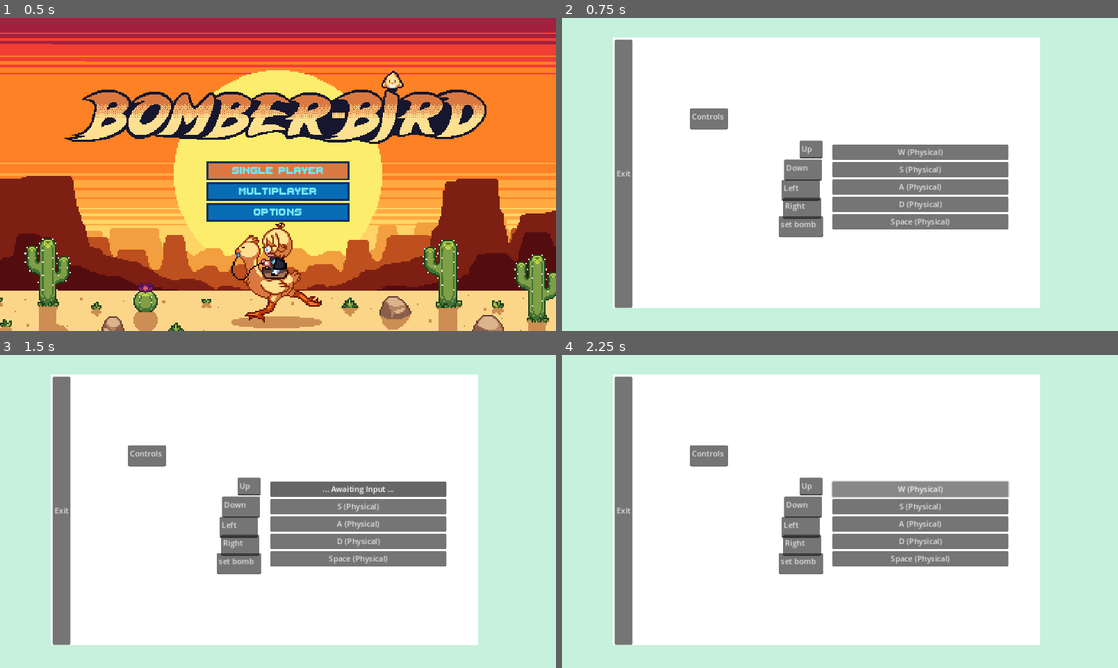
Above: before the commit, frames 1-4 (two rows, left to right).
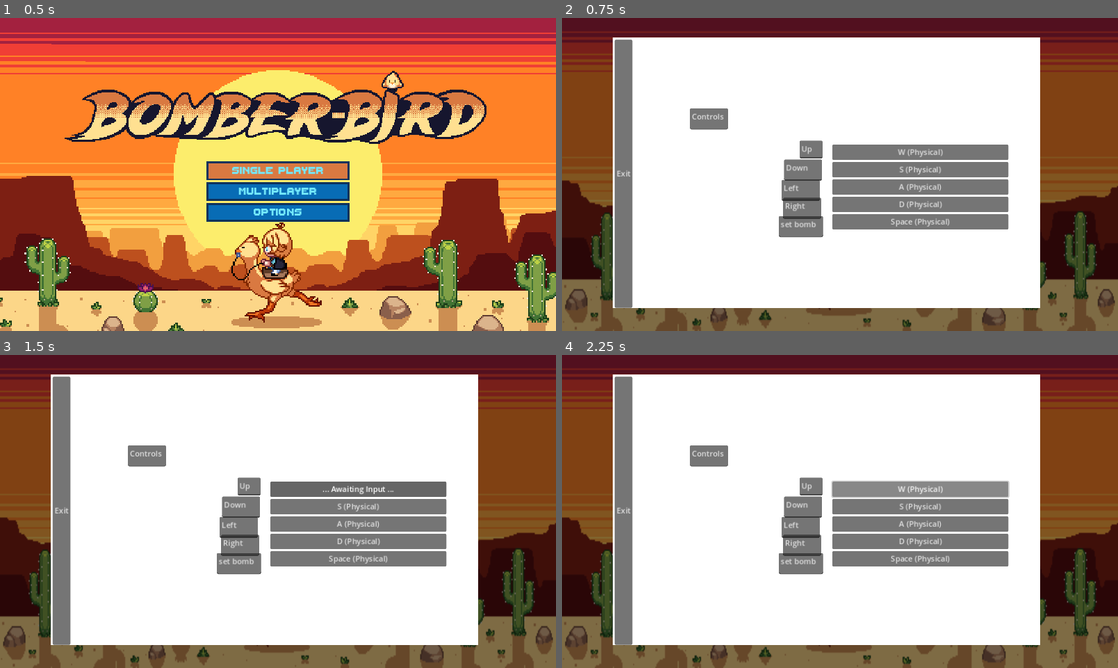
Above: after the commit, the same moments.

Repository: Dragoon-Project-Squad/bomberbird
Game: Godot game, scene res://scenes/main_menu.tscn
The game is run twice, just before and just after one commit, with the same random seed, the same clock (stepped at 60 frames per second) and the same inputs. Sound files missing from this copy of the repository are replaced by a short silence.
Inputs:
- Up to frame 1 (0.5 s): no input
- Up to frame 2 (0.75 s): click "Options" at 0.5 s
- Up to frame 3 (1.5 s): click "W (Physical)" at 1.25 s
- Up to frame 4 (2.25 s): click "... Awaiting Input ..." at 2 s

Frame 1 is identical in both runs. In frame 2, 34% of the frame differs, in the area x 0-100%, y 0-100%; in frame 3, 34%; in frame 4, 34%.

Commit message:
updated options background image

Diff:
--- a/scenes/options.tscn
+++ b/scenes/options.tscn
@@ -1,7 +1,7 @@
 [gd_scene load_steps=5 format=3 uid="uid://drj31ll2cuftl"]
 
 [ext_resource type="Script" path="res://scenes/options.gd" id="1_a2sg5"]
-[ext_resource type="Texture2D" uid="uid://c4etvudqmupbf" path="res://assets/scratch/Untitled.png" id="2_8ty2b"]
+[ext_resource type="Texture2D" uid="uid://bsu1o1vymo51p" path="res://assets/aesprite/Domber doki cenario1.png" id="2_ytm4a"]
 [ext_resource type="Script" path="res://scripts/ui/remap_button.gd" id="4_d6577"]
 
 [sub_resource type="CanvasTexture" id="CanvasTexture_50xyb"]
@@ -16,10 +16,11 @@
 grow_vertical = 2
 script = ExtResource("1_a2sg5")
 
-[node name="Untitled" type="Sprite2D" parent="."]
-position = Vector2(576, 324)
-scale = Vector2(0.6, 0.6)
-texture = ExtResource("2_8ty2b")
+[node name="BG" type="Sprite2D" parent="."]
+modulate = Color(0.501961, 0.501961, 0.501961, 1)
+position = Vector2(576, 323.5)
+scale = Vector2(2.19847, 2.88444)
+texture = ExtResource("2_ytm4a")
 
 [node name="OptionsMenu" type="Node2D" parent="."]
 
Not shown: 1 places in scenes/options.tscn that only renumber resources
